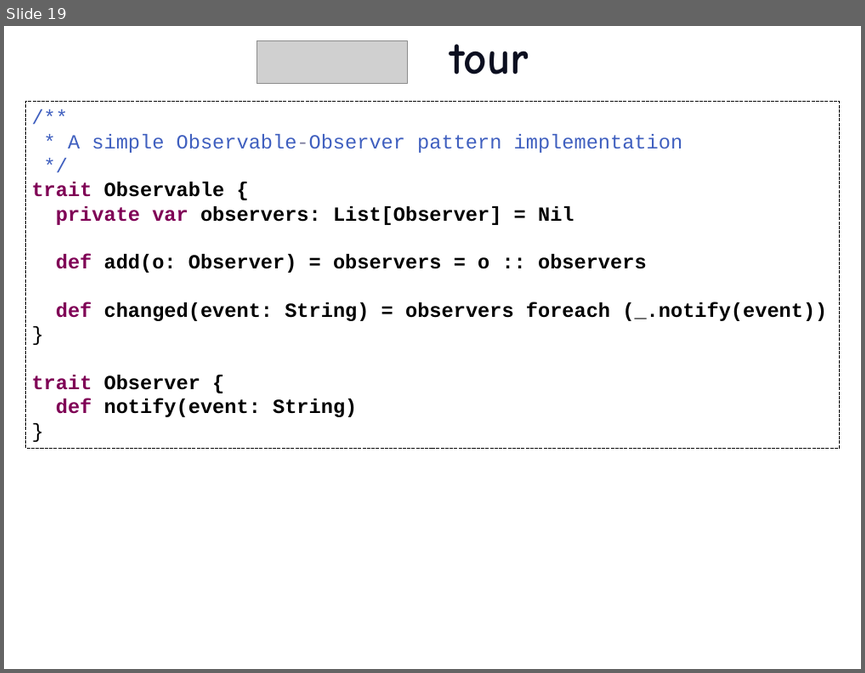
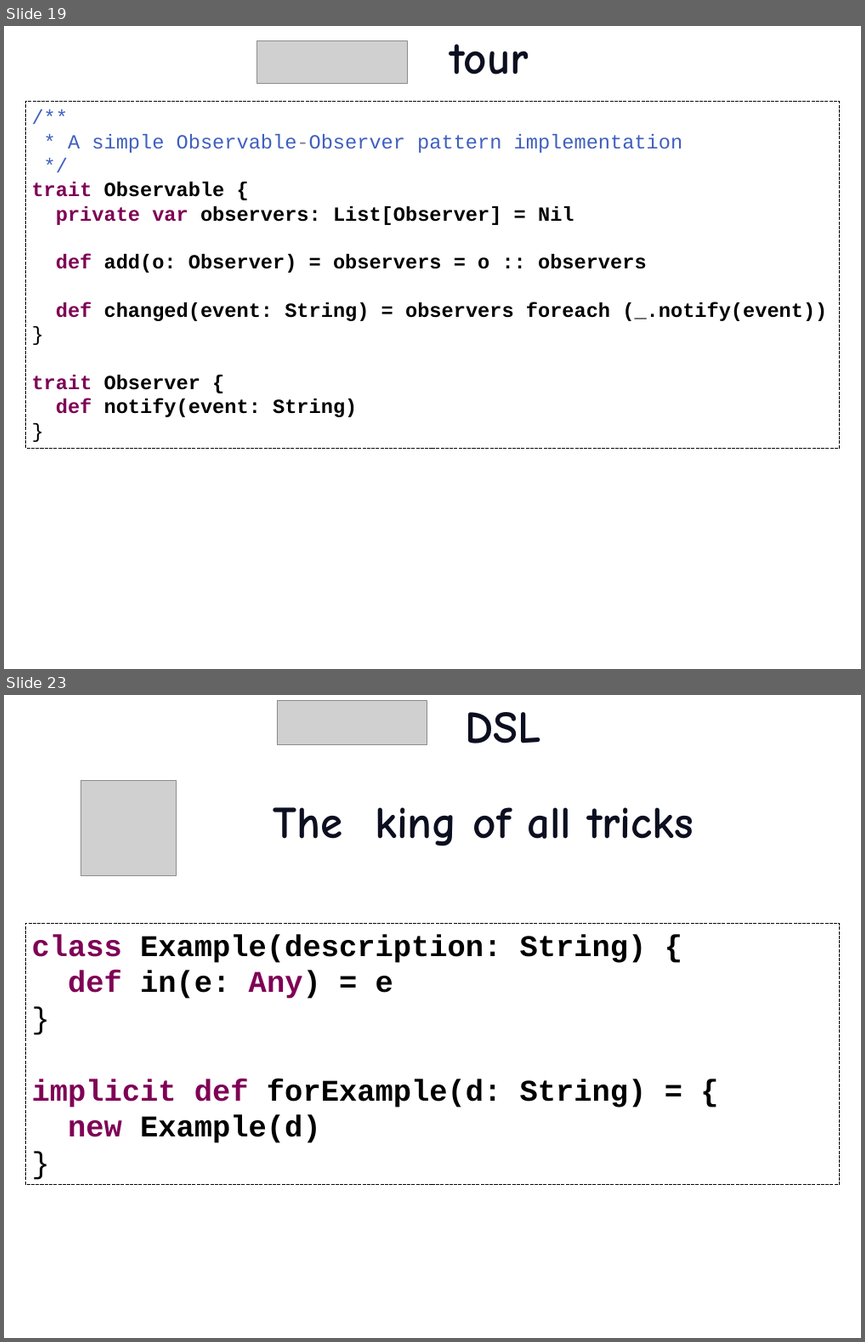
Before and after one commit to etorreborre/oscon-2010, a slide deck: src/main/resources/oscon_2010_specs.pptx. Shown one above the other, each under a label of ours: slide 19 before the commit, slides 19 and 23 after it; the slides between them are not shown. The pictures are 865x673 and 865x1342 pixels, drawn with LibreOffice and Linux fonts; fonts in the diff are those of the drawing; grey boxes stand for pictures; background and template pictures are left out. Boxes give left, top, right and bottom in pixels: in the first picture for what was removed or moved away, otherwise in the second. Text is boxed around its words. In the diff, an @@ line names an element or a change of style, - is before the commit and + after.

Commit message:
finished the mocks and started the implicit defs tips

```diff
--- a/src/main/resources/oscon_2010_specs.pptx
+++ b/src/main/resources/oscon_2010_specs.pptx
@@ slide 23 added at (x1=4, y1=695, x2=861, y2=1338), background picture (left out) @@
@@ picture added at (x1=277, y1=700, x2=427, y2=744) @@
@@ title added at (x1=466, y1=712, x2=541, y2=743), 54 pt, text #0C0F20, bold @@
+DSL
@@ picture added at (x1=81, y1=781, x2=177, y2=876) @@
@@ text added at (x1=273, y1=807, x2=693, y2=846), 54 pt, text #0C0F20, bold @@
+The king of all tricks
@@ rectangle added at (x1=26, y1=923, x2=839, y2=1185), outline #000000 0.75 pt dashed, 36 pt, text #000000, bold @@
+class Example(description: String) {
+def in(e: Any) = e
+}
+implicit def forExample(d: String) = {
+new Example(d)
+}
```
Also in this commit, not shown: 1 slide changed, 8 other slides added, 4 other files.
